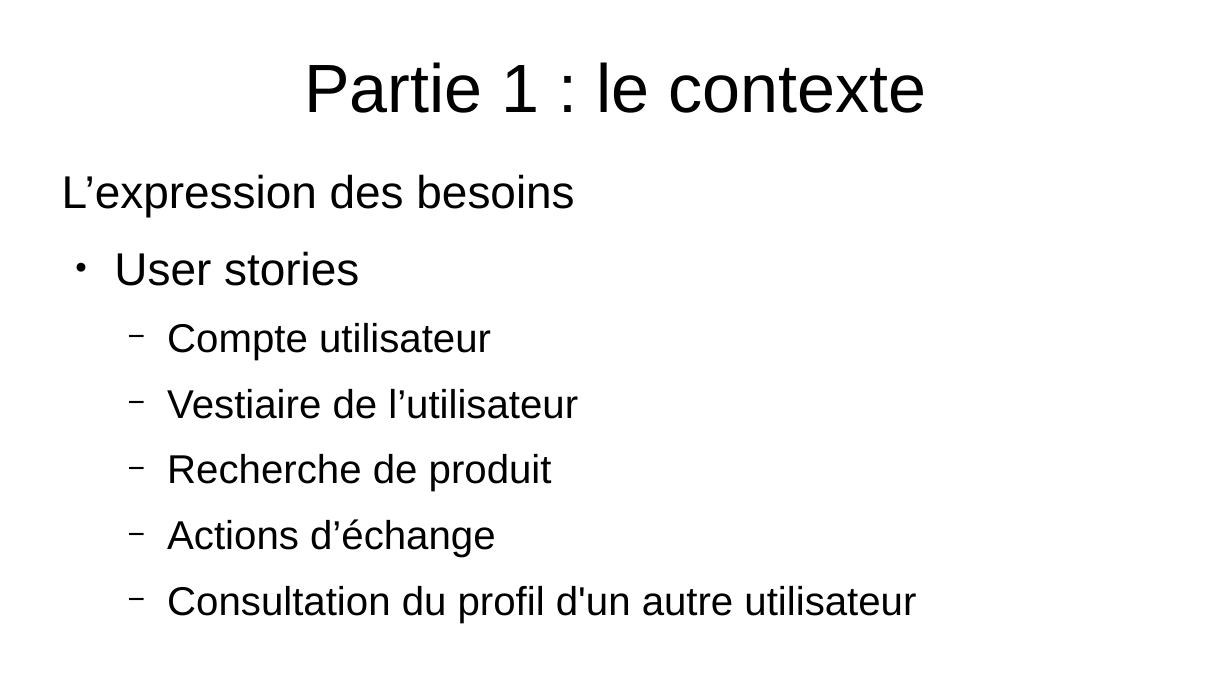
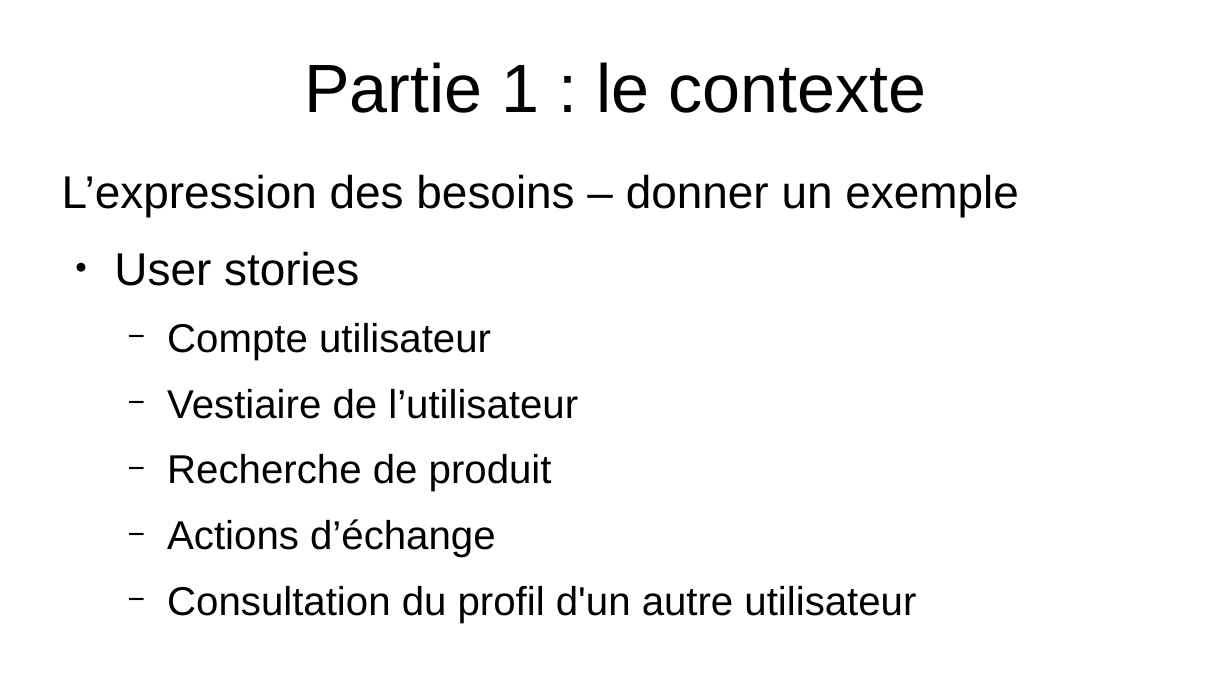
Before and after one commit to EmmaBroudic/Projet-Nooky, a slide deck: slide 12 of doc/Nooky.odp. Drawn at 1232x693 pixels with LibreOffice and Linux fonts; fonts in the diff are those of the drawing. Boxes give left, top, right and bottom in pixels: in the first picture for what was removed or moved away, otherwise in the second. Text is boxed around its words. In the diff, an @@ line names an element or a change of style, - is before the commit and + after.

```diff
--- a/doc/Nooky.odp
+++ b/doc/Nooky.odp
@@ text at (62, 174, 1019, 216): text changed @@
-L’expression des besoins
+L’expression des besoins – donner un exemple
```
Also in this commit, not shown: 9 other slides changed, 3 slides added, 3 slides removed, 6 other files.
